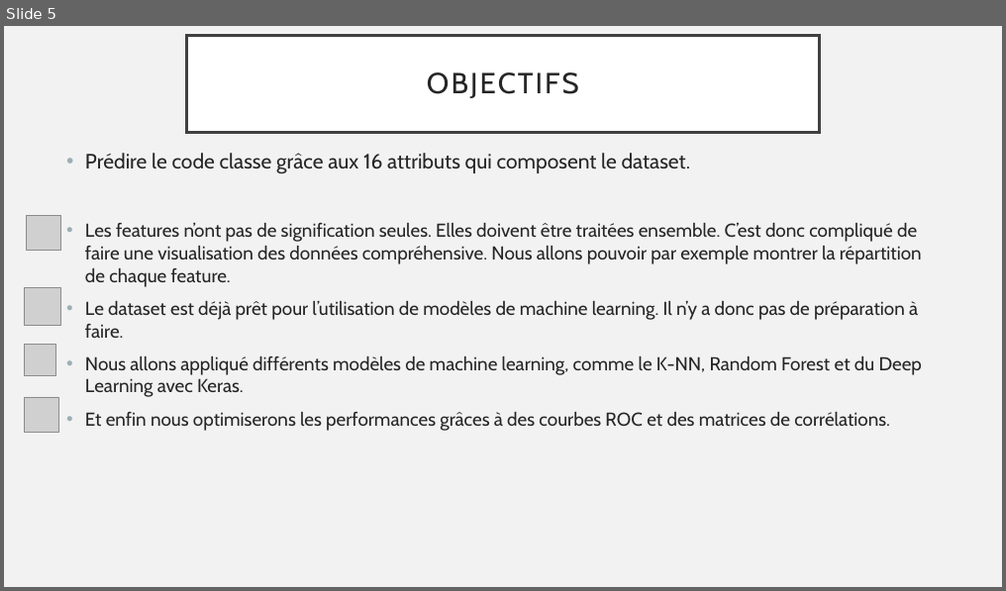
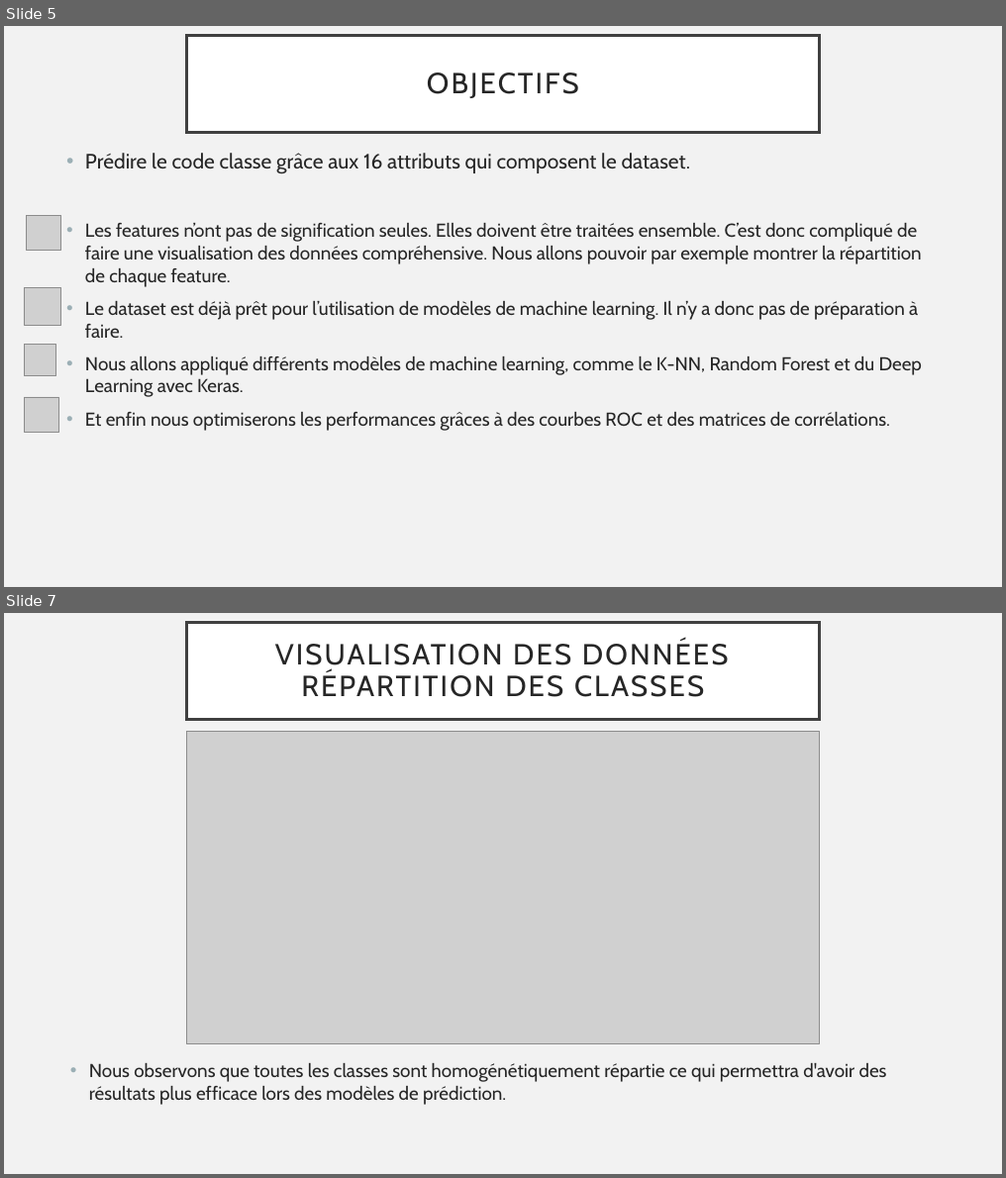
Before and after one commit to theofournier/python-for-data-analysis, a slide deck: Python for data analysis.pptx. Shown one above the other, each under a label of ours: slide 5 before the commit, slides 5 and 7 after it; the slides between them are not shown. The pictures are 1006x591 and 1006x1178 pixels, drawn with LibreOffice and Linux fonts; fonts in the diff are those of the drawing; grey boxes stand for pictures. Boxes give left, top, right and bottom in pixels: in the first picture for what was removed or moved away, otherwise in the second. Text is boxed around its words. In the diff, an @@ line names an element or a change of style, - is before the commit and + after.

```diff
--- a/Python for data analysis.pptx
+++ b/Python for data analysis.pptx
@@ slide 7 added at bbox=[4, 613, 1002, 1174], background #F2F2F2 @@
@@ title added at bbox=[187, 623, 819, 720], fill #FFFFFF, outline #404040 2.5 pt, 28 pt, text #262626 @@
+VISUALISATION DES DONNÉES
+RÉPARTITION DES CLASSES
@@ picture added at bbox=[187, 731, 819, 1044] @@
@@ text added at bbox=[89, 1063, 887, 1105], 18 pt, text #262626 @@
+• Nous observons que toutes les classes sont homogénétiquement répartie ce qui permettra d'avoir des résultats plus efficace lors des modèles de prédiction.
```
Also in this commit, not shown: 6 other slides added, 6 other files.
